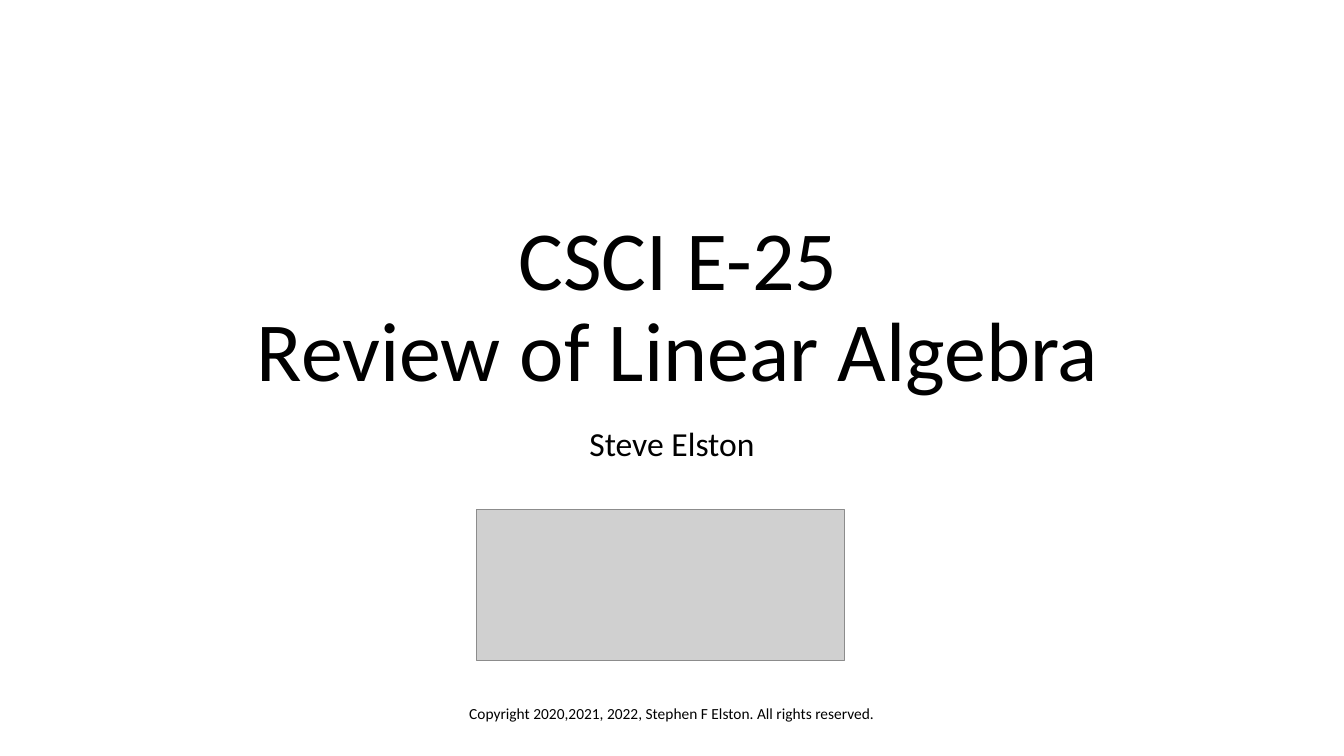
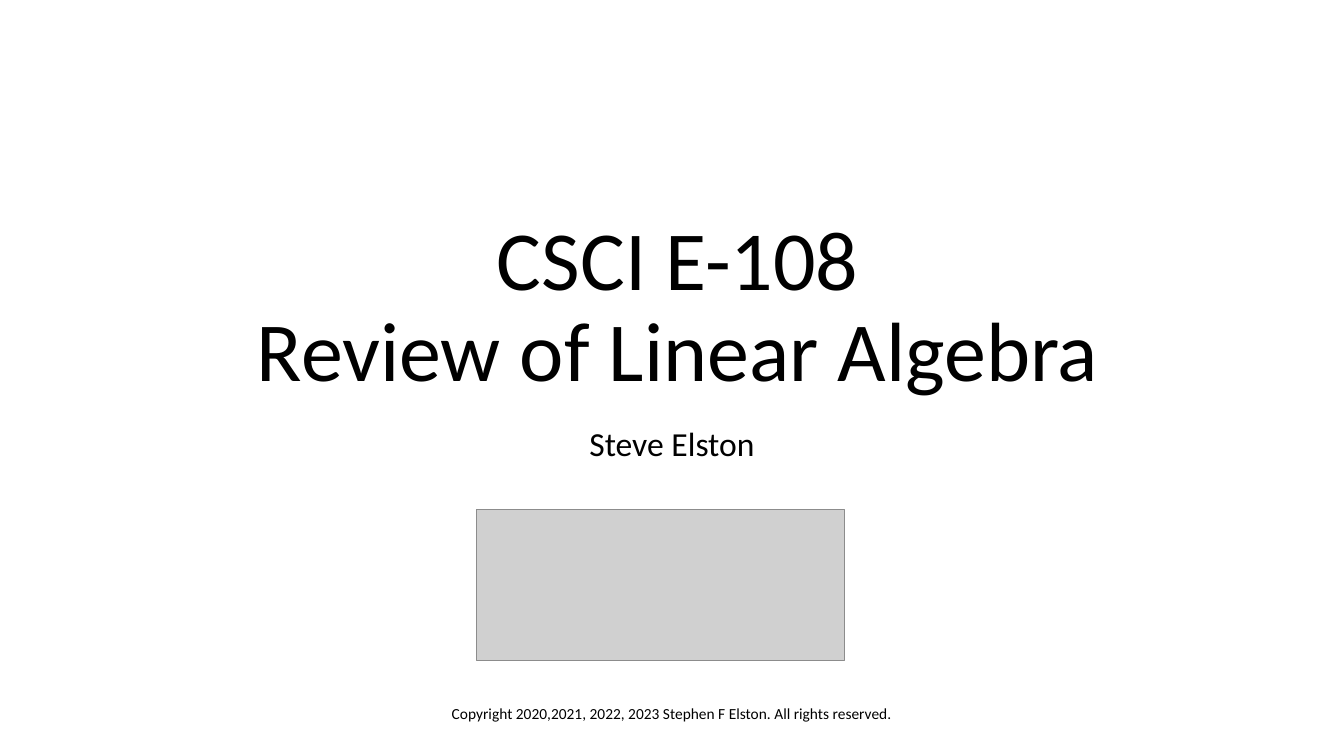
Before and after one commit to StephenElston/CSCI-E25, a slide deck: slide 1 of SuplementaryMaterial/ReviewOfLinearAlgebra.pptx. Drawn at 1344x756 pixels with LibreOffice and Linux fonts; fonts in the diff are those of the drawing; grey boxes stand for pictures. Boxes give left, top, right and bottom in pixels: in the first picture for what was removed or moved away, otherwise in the second. Text is boxed around its words. In the diff, an @@ line names an element or a change of style, - is before the commit and + after.

Commit message:
Updates to linear algebra review slides

```diff
--- a/SuplementaryMaterial/ReviewOfLinearAlgebra.pptx
+++ b/SuplementaryMaterial/ReviewOfLinearAlgebra.pptx
@@ title at (x1=257, y1=232, x2=1098, y2=396): text changed @@
-CSCI E-25
-Review of Linear Algebra
+CSCI E-108
+Review of Linear Algebra
@@ text at (x1=452, y1=708, x2=892, y2=722): text changed @@
-Copyright 2020,2021, 2022, Stephen F Elston. All rights reserved.
+Copyright 2020,2021, 2022, 2023 Stephen F Elston. All rights reserved.
```
Also in this commit, not shown: 12 other slides changed, 4 slides added, 5 slides removed.
